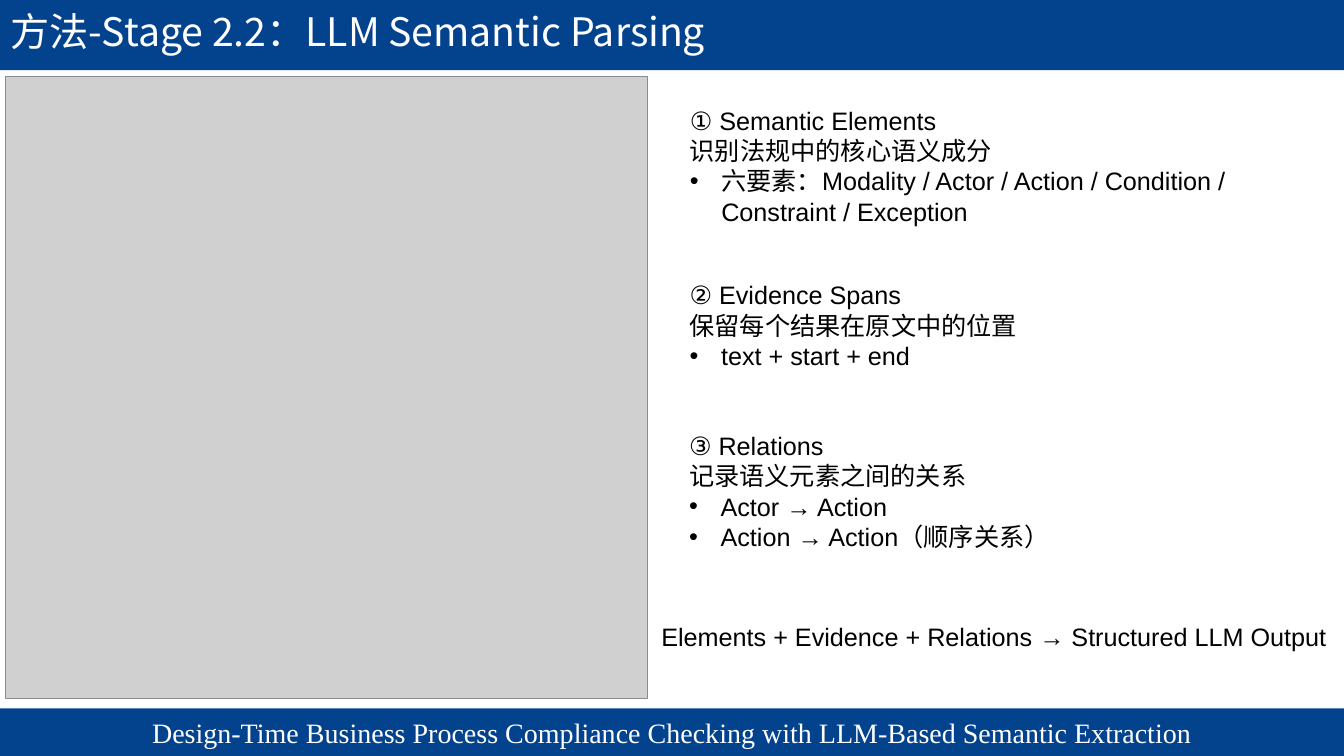
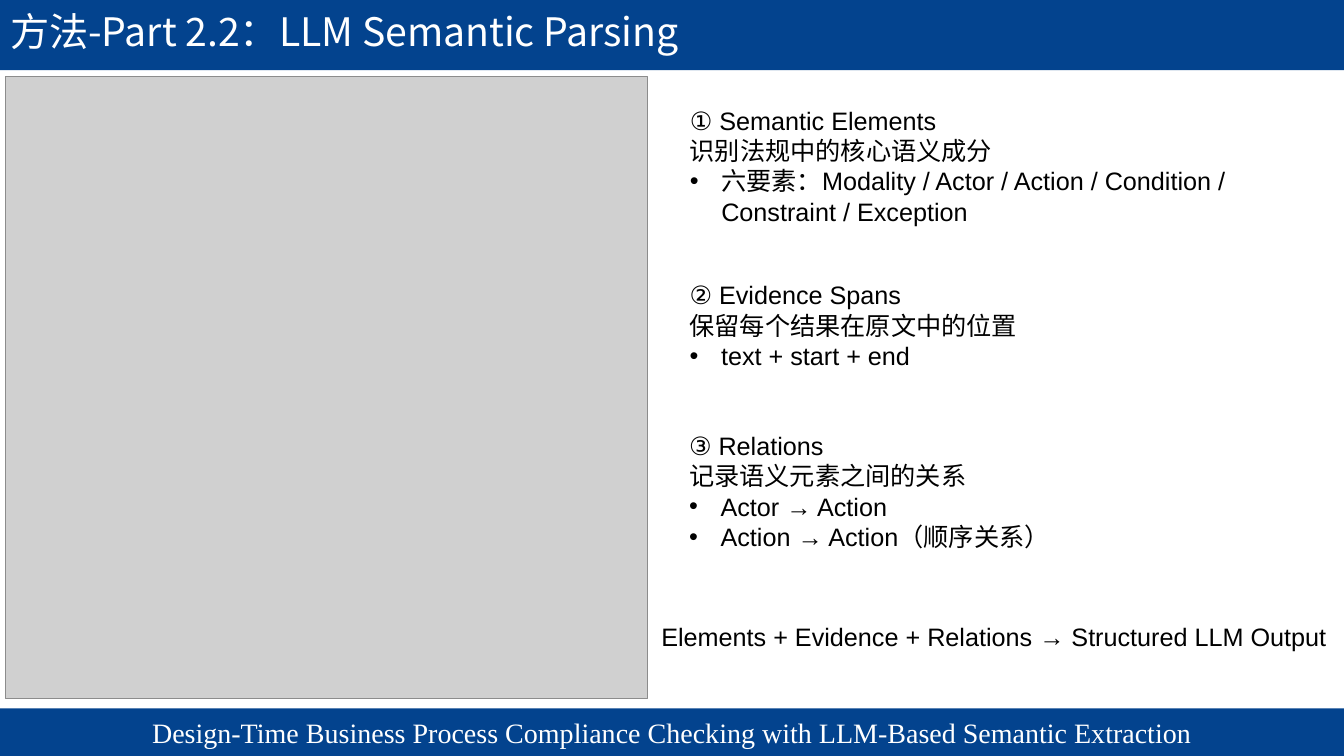
Before and after one commit to chaos-66/LLM4BPC, a slide deck: slide 10 of formal_experiment/paper/presentations/LLM4BPC_Semantic_Extraction_Revised.pptx. Drawn at 1344x756 pixels with LibreOffice and Linux fonts; fonts in the diff are those of the drawing; grey boxes stand for pictures; background and template pictures are left out. Boxes give left, top, right and bottom in pixels: in the first picture for what was removed or moved away, otherwise in the second. Text is boxed around its words. In the diff, an @@ line names an element or a change of style, - is before the commit and + after.

Commit message:
PW3/PW5 checkpoint: unify Part names and verify parallel inputs

```diff
--- a/formal_experiment/paper/presentations/LLM4BPC_Semantic_Extraction_Revised.pptx
+++ b/formal_experiment/paper/presentations/LLM4BPC_Semantic_Extraction_Revised.pptx
@@ title at [10, 13, 679, 56]: text changed @@
-方法-Stage 2.2：LLM Semantic Parsing
+方法-Part 2.2：LLM Semantic Parsing
```
Also in this commit, not shown: 19 other slides changed, 53 other files.
